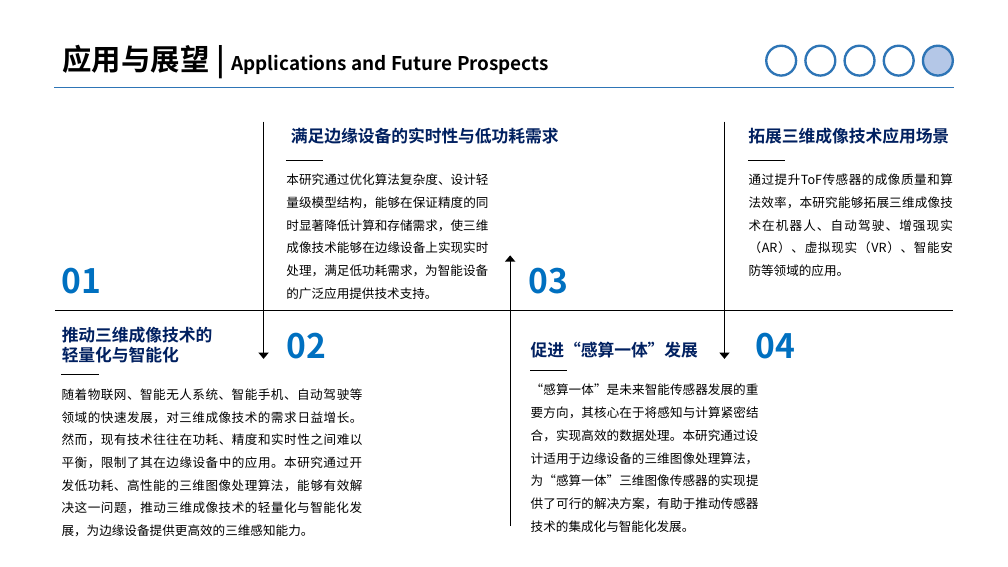
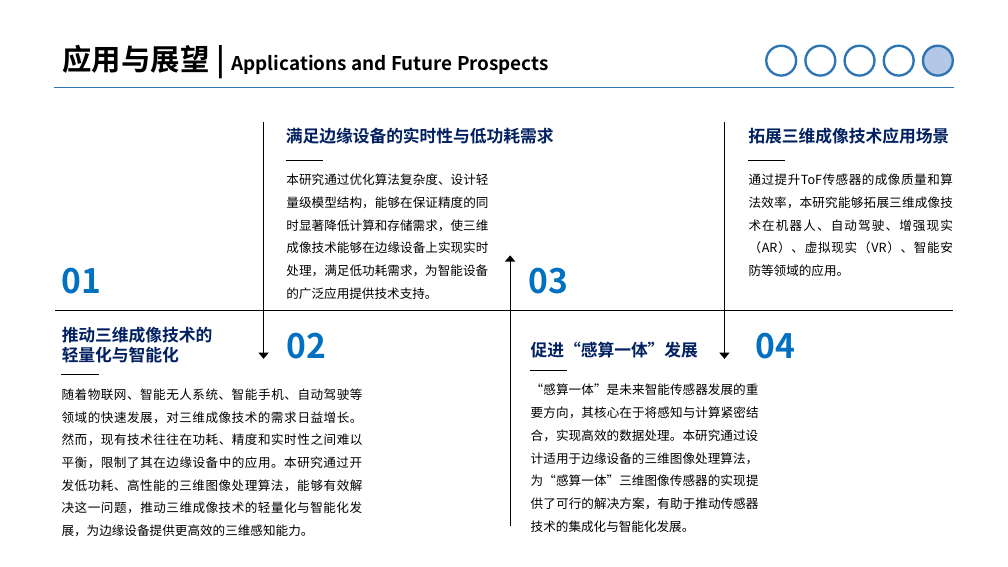
Before and after one commit to MinmusLin/Lightweight_Network_for_3D_Image_Sensor_Signal_Enhancement, a slide deck: slide 14 of 20250325_Final_Defense.pptx. Drawn at 1008x567 pixels with LibreOffice and Linux fonts; fonts in the diff are those of the drawing; background and template pictures are left out. Boxes give left, top, right and bottom in pixels: in the first picture for what was removed or moved away, otherwise in the second. Text is boxed around its words. In the diff, an @@ line names an element or a change of style, - is before the commit and + after.

```diff
--- a/20250325_Final_Defense.pptx
+++ b/20250325_Final_Defense.pptx
@@ text "满足边缘设备的实时性与低功耗需求": place and size @@
-text "满足边缘设备的实时性与低功耗需求" at (291,127,559,144)
+text "满足边缘设备的实时性与低功耗需求" at (286,127,554,144)
```
Also in this commit, not shown: 3 other slides changed.
